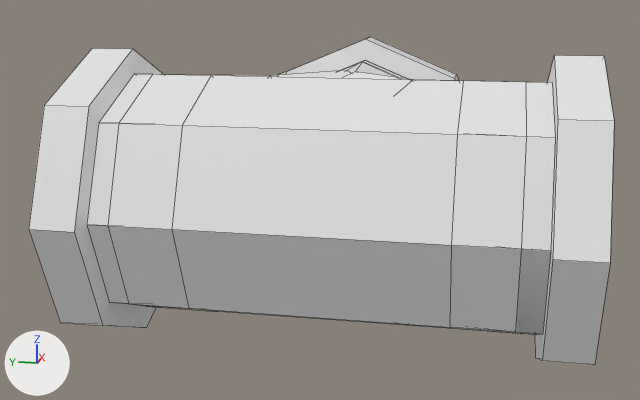
Before and after pictures for a commit that changed the Blender file Assets/Meshes/TLV/u/dwePipeTSwitch.blend.
The view is the same before and after, from a camera (50 mm lens) standing at (-1.09, 0.119, 0.276) and looking at (0.056, 0.349, -0.011). Lighting does not change. The marker at lower left points along +X, +Y and +Z. Mesh edges are drawn as thin lines.

The scene before the commit, as lines of its bpy script (objects in view):
```python
me_cylinder_003 = bpy.data.meshes.new('Cylinder.003')
me_cylinder_003.from_pydata(...)  # 48 vertices, 40 faces; spans x -0.208..0.216, y -0.16..0.16, z -0.212..0.211
me_cylinder_003.materials.append(mat_material_001)  # white #e7e7e7
me_cylinder_004 = bpy.data.meshes.new('Cylinder.004')
me_cylinder_004.from_pydata(...)  # 32 vertices, 24 faces; spans x -0.16..0.16, y -0.16..0.16, z -0.249..0.278
me_cylinder_004.materials.append(mat_material_002)  # white #e7e7e7
me_cylinder_005 = bpy.data.meshes.new('Cylinder.005')
me_cylinder_005.from_pydata(...)  # 48 vertices, 24 faces; spans x -0.32..0.32, y -0.192..0.192, z -0.15..0.362
me_cylinder_005.materials.append(mat_material_004)  # white #e7e7e7
ob_ends_edges = bpy.data.objects.new('Ends Edges', me_cylinder_005)
ob_ends_edges.parent = ob_dwepipetswitch
ob_ends_edges.location = (0.17, 0.32, 0.0)
ob_ends_edges.rotation_euler = (-1.571, 0.0, 1.571)  # degrees (-90, 0, 90)
ob_ends_edges.visible_shadow = False
ob_pipe_2 = bpy.data.objects.new('Pipe 2', me_cylinder_003)
ob_pipe_2.parent = ob_pipes
ob_pipe_2.location = (0.051, 0.368, 0.0)
ob_pipe_2.rotation_euler = (-1.571, 0.0, 1.571)  # degrees (-90, 0, 90)
ob_pipe_2.visible_shadow = False
ob_pipe_3 = bpy.data.objects.new('Pipe 3', me_cylinder_004)
ob_pipe_3.parent = ob_pipes
ob_pipe_3.location = (0.0, 0.306, 0.0)
ob_pipe_3.rotation_euler = (-1.571, 0.0, 0.0)  # degrees (-90, 0, 0)
ob_pipe_3.visible_shadow = False
# also in view: 'Pipe 1' at (0.052, 0.268, 0.0); 'Ends' at (0.064, 0.32, 0.0)
```
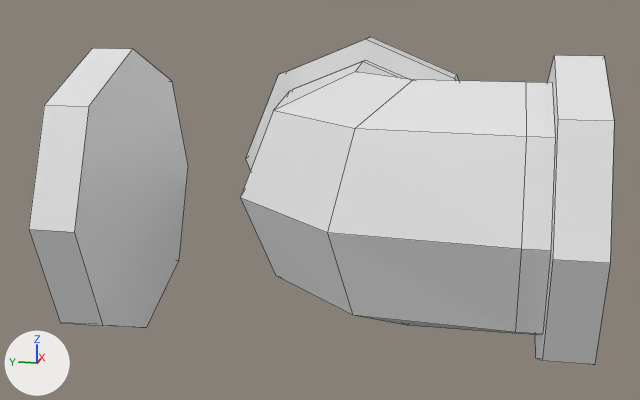
The change, as a list of edits to the scene's bpy script:
```text
Change ob_pipe_2:
    add ob_pipe_2.hide_viewport = True
Change ob_pipe_3:
    add ob_pipe_3.hide_viewport = True
```

Location of each change, [x1, y1, x2, y2] in pixels of the pictures (640 x 400 px):
'Pipe 3', hidden
    before: [108, 74, 555, 334]
'Pipe 2', hidden
    before: [87, 60, 393, 304]
'Pipe 1', unchanged, uncovered by the edit
    before: [343, 62, 553, 335]
    after: [240, 60, 555, 335]
'Ends', unchanged, uncovered by the edit
    both: [74, 39, 558, 360]
